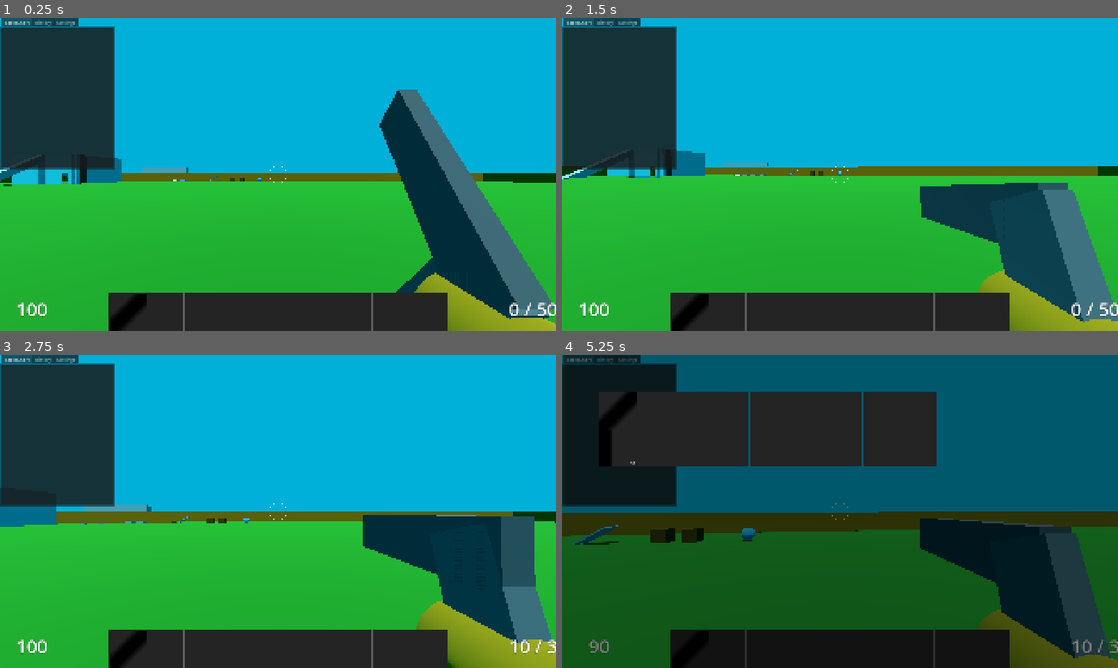
Above: before the commit, frames 1-4 (two rows, left to right).
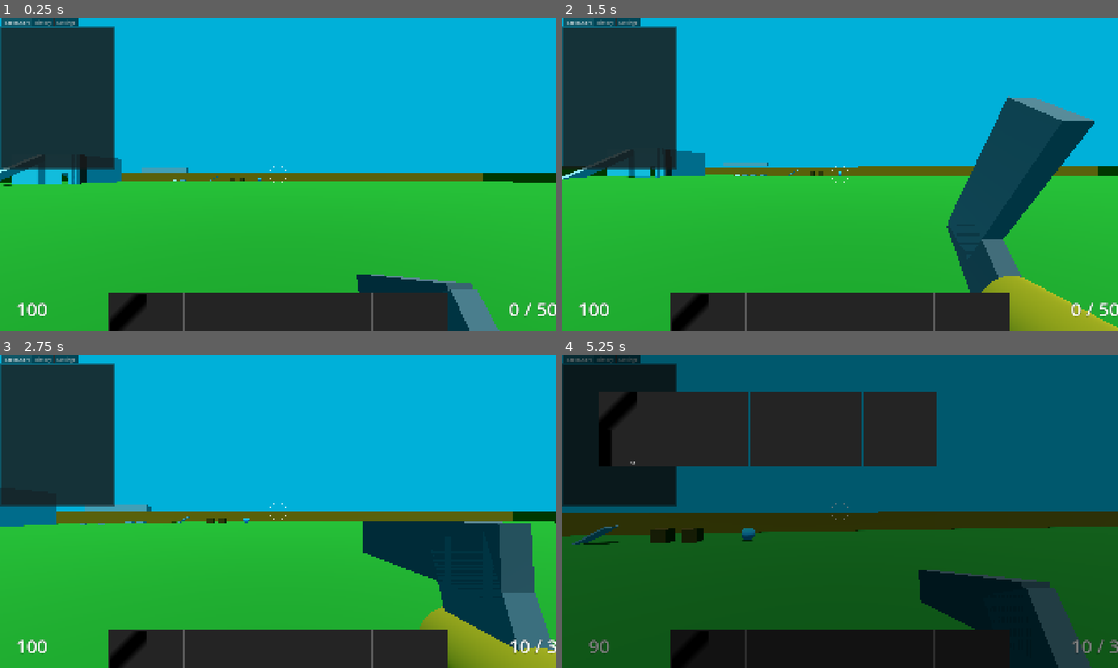
Above: after the commit, the same moments.

Repository: janisl/rpg-core
Game: Godot game, scene res://systems/main_scene.tscn
Same seed, same stepped clock (60 frames per second), same inputs: the game is played once before the commit and once after it.
Inputs (mouse positions are in pixels of both pictures, inside the frame that each line leads up to):
- Up to frame 1 (0.25 s): no input
- Up to frame 2 (1.5 s): move the mouse to (867, 174) at 0.52 s; hold Shift (crouch) 0.53-1.28 s; hold W (forward) from 0.53 s (still down); tap Space (jump) at 0.77 s; move the mouse to (812, 174) at 1.27 s; tap T (cycle_ammo) at 1.35 s
- Up to frame 3 (2.75 s): keep holding W (forward); tap Space (jump) at 1.52 s; move the mouse to (289, 505) at 2.02 s; press the mouse at (289, 505) at 2.03 s
- Up to frame 4 (5.25 s): keep holding W (forward); move the mouse to (834, 517) at 2.77 s; release the mouse at (834, 517) at 2.78 s; tap Ctrl (sprint) at 2.85 s; tap Space (jump) at 3.02, 3.77, 4.52 s; move the mouse to (878, 514) at 3.52 s; hold Z (test) 3.53-4.28 s; tap Tab (inventory) at 4.15 s; move the mouse to (795, 508) at 4.27 s; tap 1 at 4.35 s; move the mouse to (845, 511) at 5.02 s; hold Shift (crouch) from 5.03 s (still down)

The runs differ from the first frame. In frame 1, 11% of the frame differs, in the area x 64-100%, y 22-100%; in frame 2, 12%, in the area x 64-100%, y 24-99%; in frame 3, 1.8%; in frame 4, 11%.

Commit message:
Equip/unequip states.

Diff:
--- a/systems/wieldables/first_person_wieldable.gd
+++ b/systems/wieldables/first_person_wieldable.gd
@@ -48,9 +48,21 @@
 
 
 func _connect_signals() -> void:
+	_wieldable.equip_started.connect(_on_equip_started)
+	_wieldable.unequip_started.connect(_on_unequip_started)
 	_wieldable.idle_started.connect(_on_idle_started)
 	_wieldable.primary_action_started.connect(_on_primary_action_started)
 	_wieldable.reload_started.connect(_on_reload_started)
+
+
+func _on_equip_started() -> void:
+	if animation_player:
+		animation_player.play("equip")
+
+
+func _on_unequip_started() -> void:
+	if animation_player:
+		animation_player.play("unequip")
 
 
 func _on_idle_started() -> void:
--- a/systems/wieldables/wield_controller.gd
+++ b/systems/wieldables/wield_controller.gd
@@ -14,6 +14,8 @@
 var wieldable: Wieldable
 var first_person_model: FirstPersonWieldable
 
+var _selected_item_stack: ItemStack
+
 
 func _process(_delta: float) -> void:
 	if wieldable:
@@ -26,8 +28,12 @@
 
 
 func switch_wieldable(item_stack: ItemStack) -> void:
-	current_item_stack = item_stack
-	wieldable_data = item_stack.item as WieldableData if item_stack else null
+	_selected_item_stack = item_stack
+
+	if wieldable != null:
+		wieldable.unequip()
+		return
+
 	_spawn_wieldable_scenes()
 
 
@@ -38,7 +44,14 @@
 	if wieldable:
 		wieldable.queue_free()
 		wieldable = null
+	wieldable_data = null
 
+	current_item_stack = _selected_item_stack
+	_selected_item_stack = null
+	if not current_item_stack or not current_item_stack.is_valid:
+		return
+
+	wieldable_data = current_item_stack.item as WieldableData
 	if not wieldable_data:
 		return
 
@@ -50,6 +63,7 @@
 	wieldable.initialize(player, player.inventory, current_item_stack)
 
 	wieldable.primary_action_started.connect(_on_primary_action_started)
+	wieldable.unequiped.connect(_on_unequiped)
 
 	first_person_model = wieldable_data.first_person_scene.instantiate() as FirstPersonWieldable
 	first_person_parent.add_child(first_person_model)
@@ -66,3 +80,7 @@
 		wieldable_data.recoil_cam_pitch,
 		wieldable_data.recoil_cam_yaw,
 		wieldable_data.recoil_cam_roll)
+
+
+func _on_unequiped() -> void:
+	_spawn_wieldable_scenes()
--- a/systems/wieldables/wieldable.gd
+++ b/systems/wieldables/wieldable.gd
@@ -1,13 +1,18 @@
 class_name Wieldable
 extends Node3D
 
+signal equip_started
+signal unequip_started
 signal idle_started
 signal primary_action_started
 signal reload_started
 
+signal unequiped
+
 var _item_owner: Actor
 var _owner_inventory: Inventory
 var _item_stack: ItemStack
+var _wieldable_data: WieldableData
 
 var _from_position := Vector3.ZERO
 var _forward_direction := Vector3.ZERO
@@ -16,23 +21,62 @@
 var _reload_pressed := false
 var _cycle_ammo_pressed := false
 
+var _equip_timer := 0.0
+var _unequip_timer := 0.0
+var _is_unequiping := false
+
 @onready var state_chart: StateChart = $StateChart
 
 func initialize(own: Actor, inventory: Inventory, stack: ItemStack) -> void:
 	_item_owner = own
 	_owner_inventory = inventory
 	_item_stack = stack
+	_wieldable_data = stack.item
 
 
 func update(
-		position: Vector3,
+		from_position: Vector3,
 		direction: Vector3,
 		primary_action_pressed: bool,
 		reload_pressed := false,
 		cycle_ammo_pressed := false) -> void:
-	_from_position = position
+	_from_position = from_position
 	_forward_direction = direction
 	_primary_action_just_pressed = primary_action_pressed and not _primary_action_pressed
 	_primary_action_pressed = primary_action_pressed
 	_reload_pressed = reload_pressed
 	_cycle_ammo_pressed = cycle_ammo_pressed
+
+
+func unequip() -> void:
+	if _is_unequiping:
+		return
+
+	_is_unequiping = true
+	state_chart.send_event("onUnequiping")
+
+
+func _emit_unequiped() -> void:
+	unequiped.emit()
+
+
+func _on_equiping_state_entered() -> void:
+	_equip_timer = _wieldable_data.equip_time
+	equip_started.emit()
+
+
+func _on_equiping_state_processing(delta: float) -> void:
+	_equip_timer -= delta
+	if _equip_timer <= 0:
+		state_chart.send_event("onIdle")
+
+
+func _on_unequiping_state_entered() -> void:
+	_unequip_timer = _wieldable_data.unequip_time
+	unequip_started.emit()
+
+
+func _on_unequiping_state_processing(delta: float) -> void:
+	_unequip_timer -= delta
+	if _unequip_timer <= 0:
+		_emit_unequiped()
--- a/systems/wieldables/wieldable.tscn
+++ b/systems/wieldables/wieldable.tscn
@@ -4,6 +4,7 @@
 [ext_resource type="Script" uid="uid://couw105c3bde4" path="res://addons/godot_state_charts/state_chart.gd" id="2_f3rds"]
 [ext_resource type="Script" uid="uid://jk2jm1g6q853" path="res://addons/godot_state_charts/compound_state.gd" id="3_x5fj7"]
 [ext_resource type="Script" uid="uid://cytafq8i1y8qm" path="res://addons/godot_state_charts/atomic_state.gd" id="4_6meyj"]
+[ext_resource type="Script" uid="uid://cf1nsco3w0mf6" path="res://addons/godot_state_charts/transition.gd" id="5_f3rds"]
 
 [node name="Item" type="Node3D" unique_id=600030650]
 script = ExtResource("1_s658c")
@@ -14,7 +15,30 @@
 
 [node name="Root" type="Node" parent="StateChart" unique_id=458852534]
 script = ExtResource("3_x5fj7")
-initial_state = NodePath("Idle")
+initial_state = NodePath("Equiping")
+
+[node name="Equiping" type="Node" parent="StateChart/Root" unique_id=42353801]
+script = ExtResource("4_6meyj")
+
+[node name="OnIdle" type="Node" parent="StateChart/Root/Equiping" unique_id=1978888098]
+script = ExtResource("5_f3rds")
+to = NodePath("../../Idle")
+event = &"onIdle"
+delay_in_seconds = "0.0"
 
 [node name="Idle" type="Node" parent="StateChart/Root" unique_id=1881439388]
 script = ExtResource("4_6meyj")
+
+[node name="Unequiping" type="Node" parent="StateChart/Root" unique_id=793051644]
+script = ExtResource("4_6meyj")
+
+[node name="OnUnequiping" type="Node" parent="StateChart/Root" unique_id=1435836509]
+script = ExtResource("5_f3rds")
+to = NodePath("../Unequiping")
+event = &"onUnequiping"
+delay_in_seconds = "0.0"
+
+[connection signal="state_entered" from="StateChart/Root/Equiping" to="." method="_on_equiping_state_entered"]
+[connection signal="state_processing" from="StateChart/Root/Equiping" to="." method="_on_equiping_state_processing"]
+[connection signal="state_entered" from="StateChart/Root/Unequiping" to="." method="_on_unequiping_state_entered"]
+[connection signal="state_processing" from="StateChart/Root/Unequiping" to="." method="_on_unequiping_state_processing"]
--- a/systems/wieldables/wieldable_data.gd
+++ b/systems/wieldables/wieldable_data.gd
@@ -6,5 +6,9 @@
 @export var first_person_scene: PackedScene
 @export var first_person_position := Vector3.ZERO
 
+@export_group("State durations")
+@export var equip_time := 0.5
+@export var unequip_time := 0.5
+
 @export_group("Vertical lag")
 @export var vertical_lag_amount := 0.0
